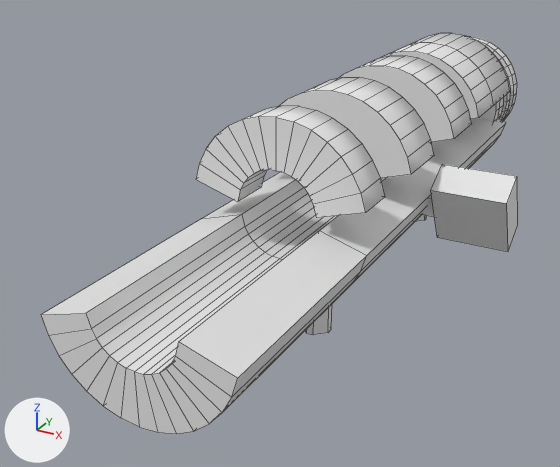
One commit to the Blender file Destruction/Assets/My assets/Art/Models/Weapons/RebarLauncher/RebarLauncher.blend: the scene before it, then after it.
Before and after are seen from a 50 mm lens placed at (1.09, -3.04, 1.44), pointed at (-0.23, -0.64, 0.24). The lights are fixed; the arrows at lower left show +X, +Y and +Z. Mesh edges are drawn as thin lines.
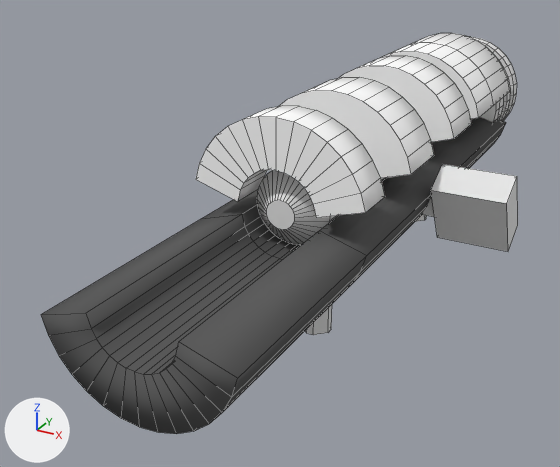
Location of each change, (x1, y1, x2, y2) in pixels of the pictures (560 x 467 px):
'Cylinder', recoloured, shading changed (white to grey): (41, 117, 506, 434) in both
'Cylinder.001', recoloured (grey to white): (230, 33, 510, 218) in both
'Cylinder.003', added: after (257, 170, 386, 245)

The change, as a diff of the scene's bpy script:
```diff
--- a/Destruction/Assets/My assets/Art/Models/Weapons/RebarLauncher/RebarLauncher.blend.py
+++ b/Destruction/Assets/My assets/Art/Models/Weapons/RebarLauncher/RebarLauncher.blend.py
@@ mat_material_006 @@
+mat_material_006 = diffuse_material('Material.006')
+mat_material_006.base_color = (0.114, 0.114, 0.114)  # dark grey #5f5f5f
@@ mat_material_005 @@
+mat_material_005 = diffuse_material('Material.005')
+mat_material_005.base_color = (1.0, 1.0, 1.0)  # white #ffffff
@@ me_cylinder_001 @@
 me_cylinder_001.from_pydata(...)  # 270 vertices, 184 faces; spans x -0.59..0.01, y -0.08..0.22, z -0.96..0.75
+me_cylinder_001.materials.append(mat_material_005)  # white #ffffff
@@ me_cylinder @@
 me_cylinder.from_pydata(...)  # 90 vertices, 88 faces; spans x -0.3..0.3, y 0.03..0.32, z -1.8..0.63
 # used by ob_cylinder; location = (0.0, 0.0, 0.51); rotation_euler = (-1.571, 0.0, 0.0), in degrees (-90, 0, 0)
+# me_cylinder part 1: all faces are now shaded smooth (88 of 88 changed)
+me_cylinder.materials.append(mat_material_006)  # dark grey #5f5f5f
@@ me_cylinder_003 @@
+me_cylinder_003.from_pydata(...)  # 128 vertices, 98 faces; spans x -1.2..1.2, y -1.2..1.2, z 0.49..9.47
@@ ob_cylinder_003 @@
+ob_cylinder_003 = bpy.data.objects.new('Cylinder.003', me_cylinder_003)
+ob_cylinder_003.location = (0.0, 0.0, 0.507)
+ob_cylinder_003.rotation_euler = (1.571, 0.0, 0.0)  # degrees (90, 0, 0)
+ob_cylinder_003.scale = (0.112, 0.112, 0.112)
```
